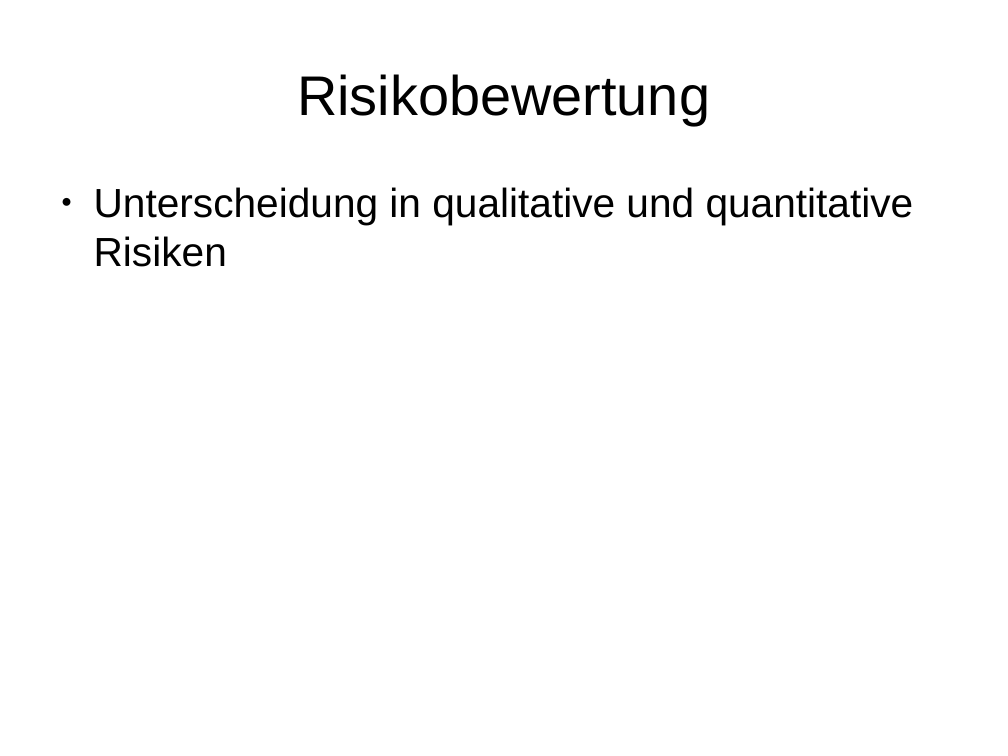
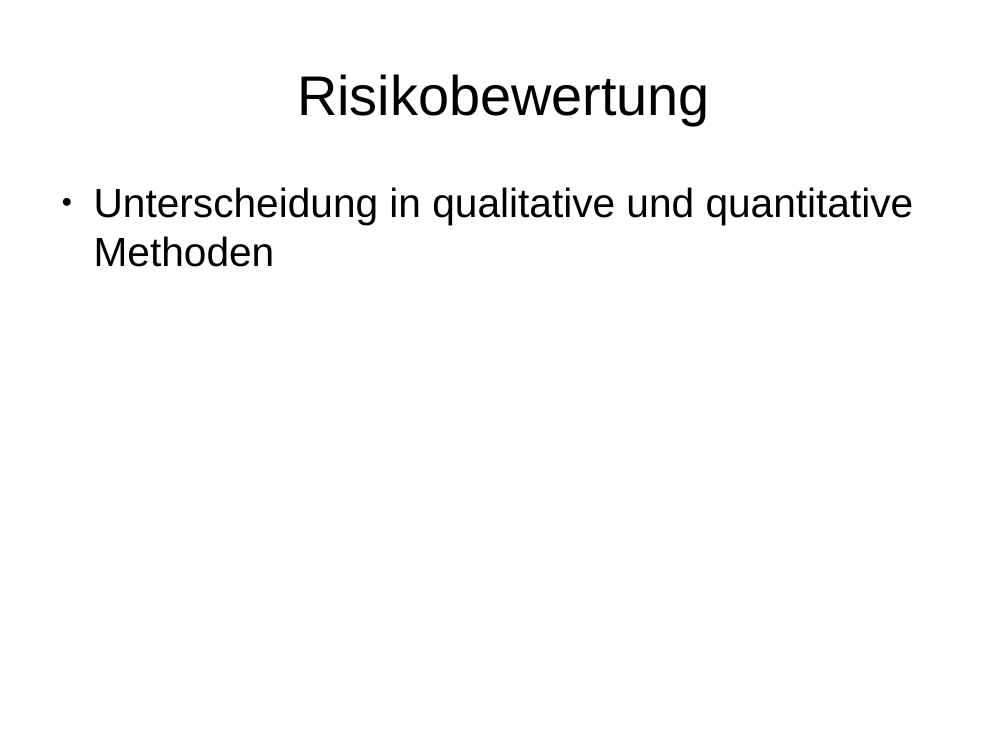
Before and after one commit to LennartDuemke/Sicherheit, a slide deck: slide 1 of Präsentationen/Risiken_bewerten.pptx. Drawn at 1008x756 pixels with LibreOffice and Linux fonts; fonts in the diff are those of the drawing. Boxes give left, top, right and bottom in pixels: in the first picture for what was removed or moved away, otherwise in the second. Text is boxed around its words. In the diff, an @@ line names an element or a change of style, - is before the commit and + after.

```diff
--- a/Präsentationen/Risiken_bewerten.pptx
+++ b/Präsentationen/Risiken_bewerten.pptx
@@ text at box(94, 187, 914, 267): text changed @@
-● Unterscheidung in qualitative und quantitative Risiken
+● Unterscheidung in qualitative und quantitative Methoden
```
Also in this commit, not shown: 2 other slides changed, 1 slide added.
